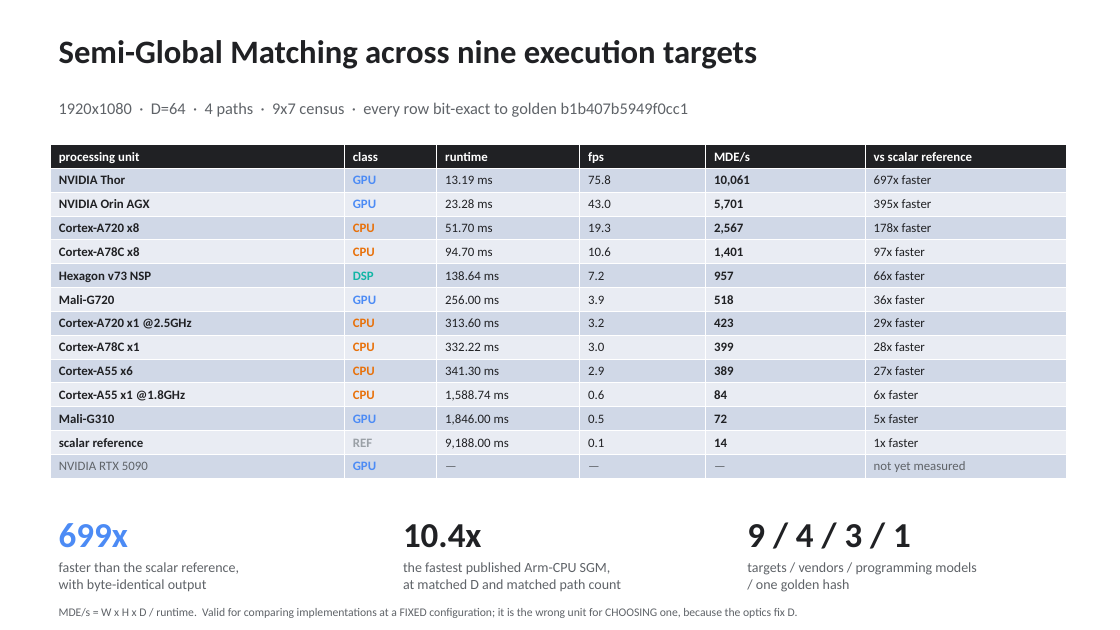
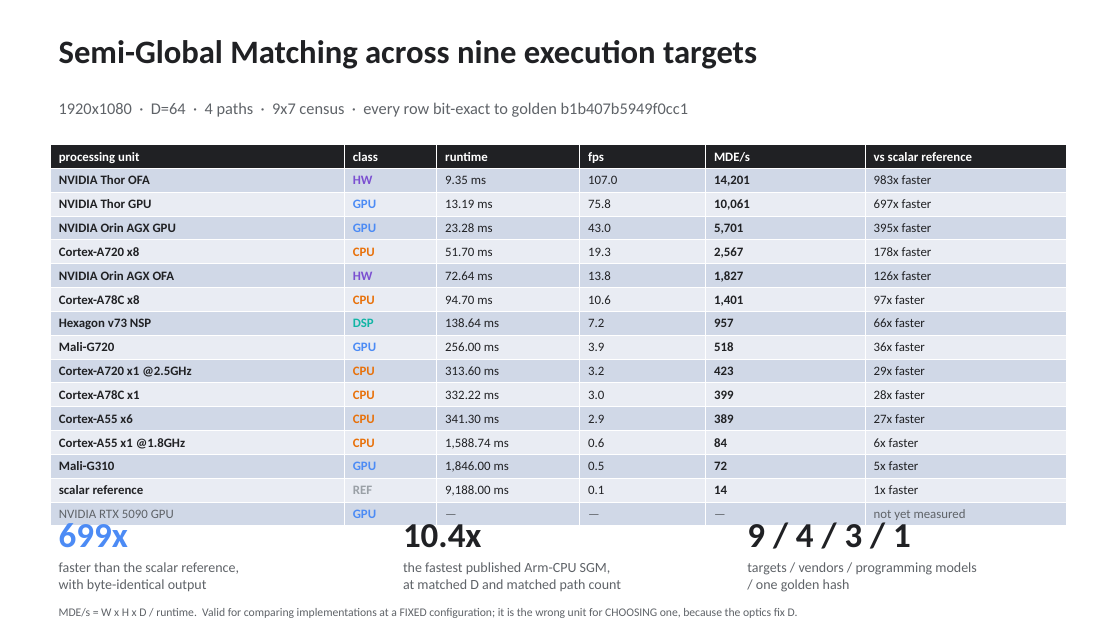
Before and after one commit to kylefoxaustin/sgm-bench, a slide deck: slide 1 of docs/sgm-results.pptx. Drawn at 1120x630 pixels with LibreOffice and Linux fonts; fonts in the diff are those of the drawing. Boxes give left, top, right and bottom in pixels: in the first picture for what was removed or moved away, otherwise in the second. Text is boxed around its words. In the diff, an @@ line names an element or a change of style, - is before the commit and + after.

Commit message:
docs: measure the dedicated stereo hardware on both Jetsons -- it wins on Thor, loses on Orin
Both Jetsons carry an OFA (Optical Flow Accelerator) whose VPI header
documents a "semi-global matching (SGM) computation" with optional diagonal
paths -- a fixed-function stereo engine, exposed as VPI_BACKEND_OFA, and
accepting maxDisparity of 128 or 256 only. Measured against our own kernel at
matched resolution and disparity range:

    Thor      ours 21.86 ms / 12,142 MDE/s    OFA  9.35 ms / 28,402   HW +2.34x
    Orin AGX  ours 33.16 ms /  8,005 MDE/s    OFA 72.64 ms /  3,654   SW +2.19x

⭐ The dedicated engine wins on one part and loses on the other. Thor's OFA is
7.8x Orin's at identical settings, a far larger generational jump than the
1.5x between the two GPUs. Whether fixed-function hardware beats a tuned
kernel turns out to be a property of the generation, not of the idea.

⚠️ These rows are NOT bit-exact to our golden and are not gated by it. VPI's
SGM is a different implementation with its own census, penalties and
confidence output, so this is a throughput comparison at matched resolution
and D -- kept in its own figure for exactly that reason.

⚠️ And the same convention trap that made a vendor's quoted figure unusable
earlier in this project turned up again in different silicon: OFA defaults to
downscaleFactor=2, emitting a 960x540 map from 1080p input in 4.14 ms on
Thor. Quoting that as a 1080p result would overstate it by 2.3x. Every number
here is downscaleFactor=1.

Two measurement bugs were caught and fixed en route, both by output that
disagreed with itself rather than by inspection: a regex mangled the env
override so four "different configurations" were one binary measured four
times (5.48-5.91 ms is noise, not a sweep); and an Orin build silently used a
stale sgm_params.h, which the golden gate caught as D=64/GOLDEN FAIL against
a D=128 golden instead of reporting a mislabelled number.

Relabels the GPU rows as "Thor GPU" / "Orin AGX GPU" / "RTX 5090 GPU" to
distinguish the GPU from the SoC now that a second engine on the same SoC is
in the table.

```diff
--- a/docs/sgm-results.pptx
+++ b/docs/sgm-results.pptx
@@ table at (50,145,1067,524) @@
-row 2: NVIDIA Thor | GPU | 13.19 ms | 75.8 | 10,061 | 697x faster
-row 3: NVIDIA Orin AGX | GPU | 23.28 ms | 43.0 | 5,701 | 395x faster
+row 2: NVIDIA Thor OFA | HW | 9.35 ms | 107.0 | 14,201 | 983x faster
+row 3: NVIDIA Thor GPU | GPU | 13.19 ms | 75.8 | 10,061 | 697x faster
+row 4: NVIDIA Orin AGX GPU | GPU | 23.28 ms | 43.0 | 5,701 | 395x faster
+row 6: NVIDIA Orin AGX OFA | HW | 72.64 ms | 13.8 | 1,827 | 126x faster
-row 16, column 1: NVIDIA RTX 5090
+row 16, column 1: NVIDIA RTX 5090 GPU
```
Also in this commit, not shown: 3 other slides changed, 2 slides added, 6 other files.
